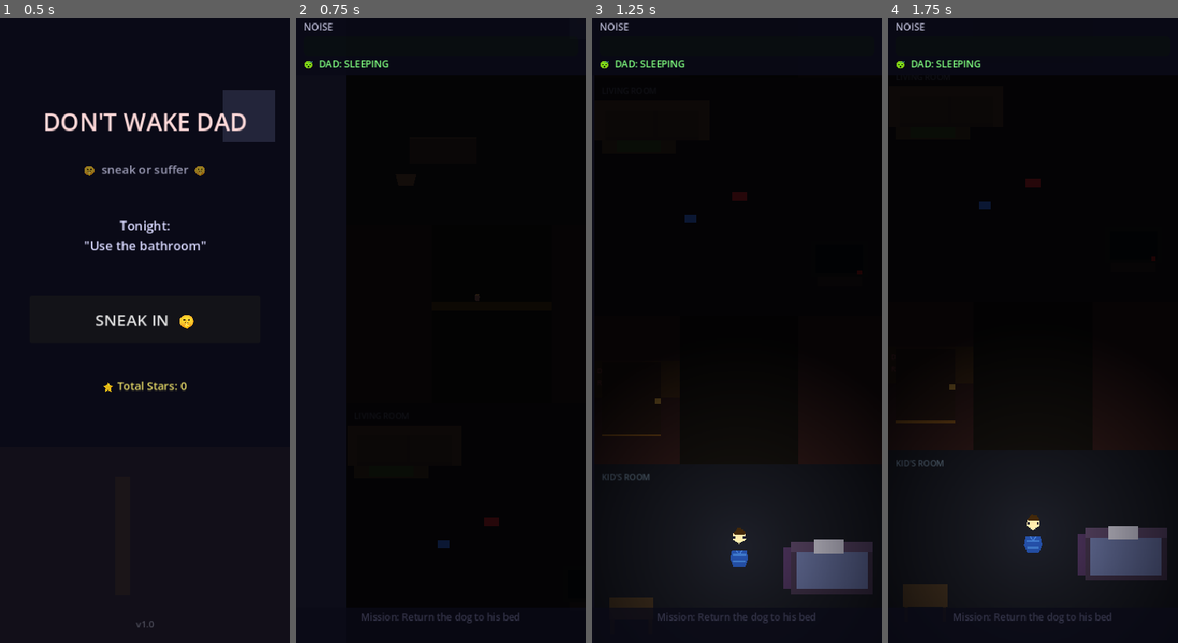
Above: before the commit, frames 1-4 (left to right).
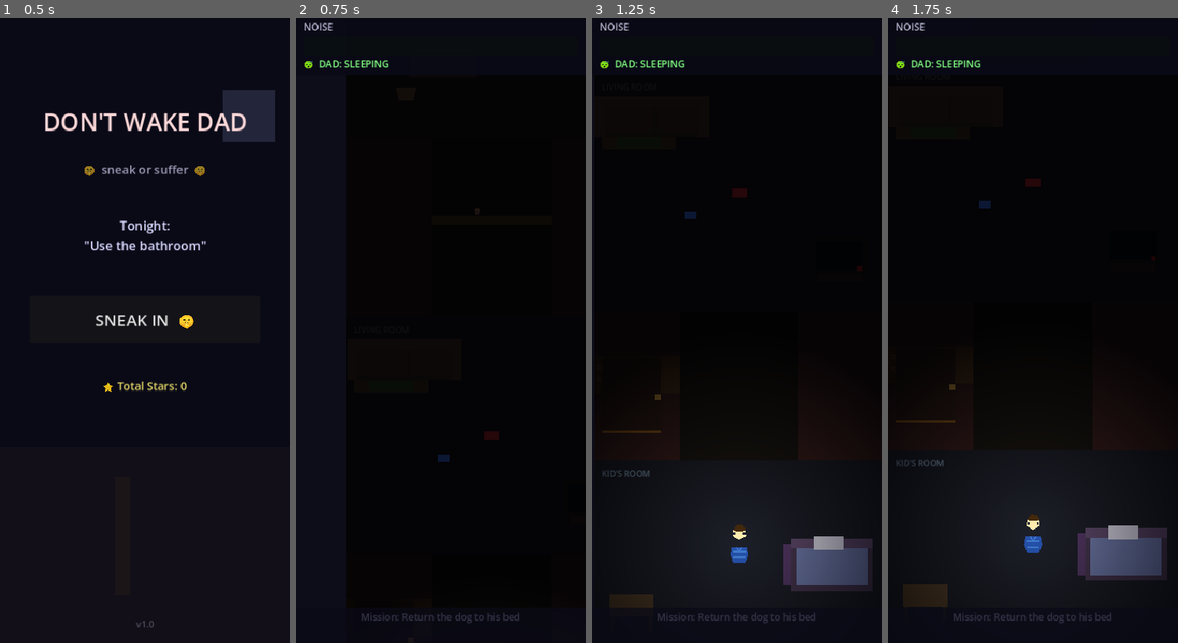
Above: after the commit, the same moments.

Repository: whitzytraiding-max/Game-idea
Game: Godot game, scene res://scenes/main_menu.tscn
Two runs of this game, one before a commit and one after it. Both use one fixed random seed, a clock stepped at 60 frames per second and the inputs below. Sound files missing from this copy of the repository are replaced by a short silence.
Inputs (mouse positions are in pixels of both pictures, inside the frame that each line leads up to):
- Up to frame 1 (0.5 s): no input
- Up to frame 2 (0.75 s): click "SNEAK IN 🤫" at 0.5 s
- Up to frame 3 (1.25 s): no input
- Up to frame 4 (1.75 s): move the mouse to (1096, 299) at 1.27 s; click (1096, 299) at 1.42 s

Frame 1 is identical in both runs. In frame 2, 0.2% of the frame differs, in the area x 48-70%, y 30-85%; in frame 3, 1.2%, in the area x 3-97%, y 27-93%; in frame 4, less than 0.1%.

Commit message:
Final polish: camera snap, ambient menu, event SFX
- game.gd: camera snaps to player on level load (no lerp delay at start)
- game.gd: _play_oneshot() helper for dynamic one-shot audio
- game.gd: dog_bark event plays dog_bump.wav + shake
- game.gd: microwave_beep event plays creak.wav + lighter shake
- main_menu.tscn: AmbiencePlayer node added
- main_menu.gd: loads house_hum.wav, loops it as menu ambience

Co-Authored-By: Claude Sonnet 4.6 <noreply@anthropic.com>

Diff:
--- a/dont-wake-dad/scenes/main_menu.tscn
+++ b/dont-wake-dad/scenes/main_menu.tscn
@@ -108,3 +108,7 @@
 horizontal_alignment = 1
 theme_override_font_sizes/font_size = 12
 modulate = Color(0.3, 0.3, 0.35, 1)
+
+[node name="AmbiencePlayer" type="AudioStreamPlayer" parent="."]
+volume_db = -22.0
+autoplay = false
--- a/dont-wake-dad/scripts/game.gd
+++ b/dont-wake-dad/scripts/game.gd
@@ -69,6 +69,9 @@
 		_position_entities()
 		_collect_hide_spots()
 		_collect_objectives()
+		# Snap camera directly to player on first frame — no lerp lag at start
+		_camera.global_position = _player.global_position
+		_clamp_camera()
 
 func _position_entities() -> void:
 	var player_start: Node = _current_level.get_node_or_null("PlayerStart")
@@ -286,8 +289,23 @@
 				NoiseMeter.reset(max(NoiseMeter.current_noise - 20, 0))
 		"lego_spawn":
 			_spawn_random_lego()
-		"dog_bark", "microwave_beep":
+		"dog_bark":
 			add_screen_shake(0.22)
+			_play_oneshot("res://audio/sfx/dog_bump.wav", -4.0)
+		"microwave_beep":
+			add_screen_shake(0.15)
+			_play_oneshot("res://audio/sfx/creak.wav", -8.0)
+
+func _play_oneshot(path: String, vol: float) -> void:
+	var s: Resource = load(path)
+	if not s:
+		return
+	var p := AudioStreamPlayer.new()
+	p.stream = s
+	p.volume_db = vol
+	add_child(p)
+	p.play()
+	p.finished.connect(p.queue_free)
 
 func _spawn_random_lego() -> void:
 	if not _current_level:
--- a/dont-wake-dad/scripts/main_menu.gd
+++ b/dont-wake-dad/scripts/main_menu.gd
@@ -6,12 +6,24 @@
 @onready var _title_label: Label   = $TitleLabel
 @onready var _door_light: ColorRect = $DoorLight
 
+@onready var _ambience: AudioStreamPlayer = $AmbiencePlayer
+
 var _flicker_tween: Tween = null
 
 func _ready() -> void:
 	_play_button.pressed.connect(_on_play_pressed)
 	_refresh_ui()
 	_start_ambient_flicker()
+	_start_ambient_audio()
+
+func _start_ambient_audio() -> void:
+	if not _ambience:
+		return
+	var s: Resource = load("res://audio/ambient/house_hum.wav")
+	if s:
+		_ambience.stream = s
+		_ambience.play()
+		_ambience.finished.connect(func(): if _ambience: _ambience.play())
 
 func _refresh_ui() -> void:
 	var obj_pool: Array = GameManager.OBJECTIVES
